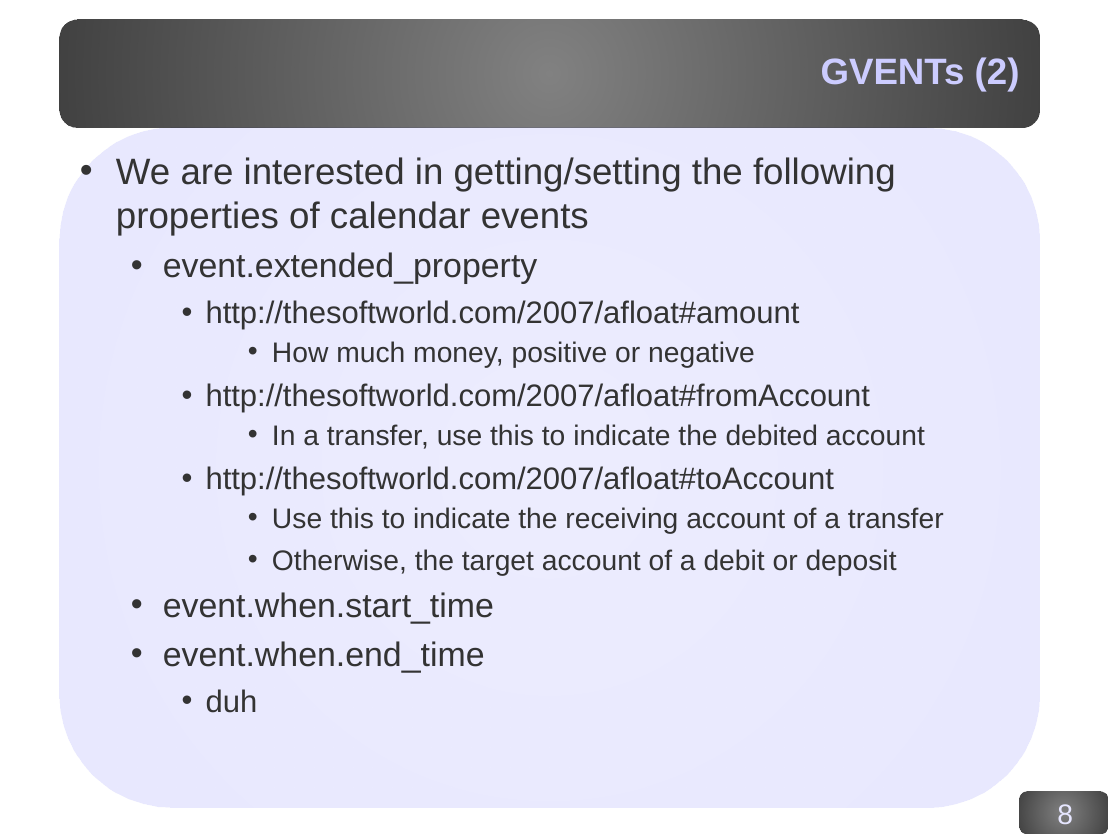
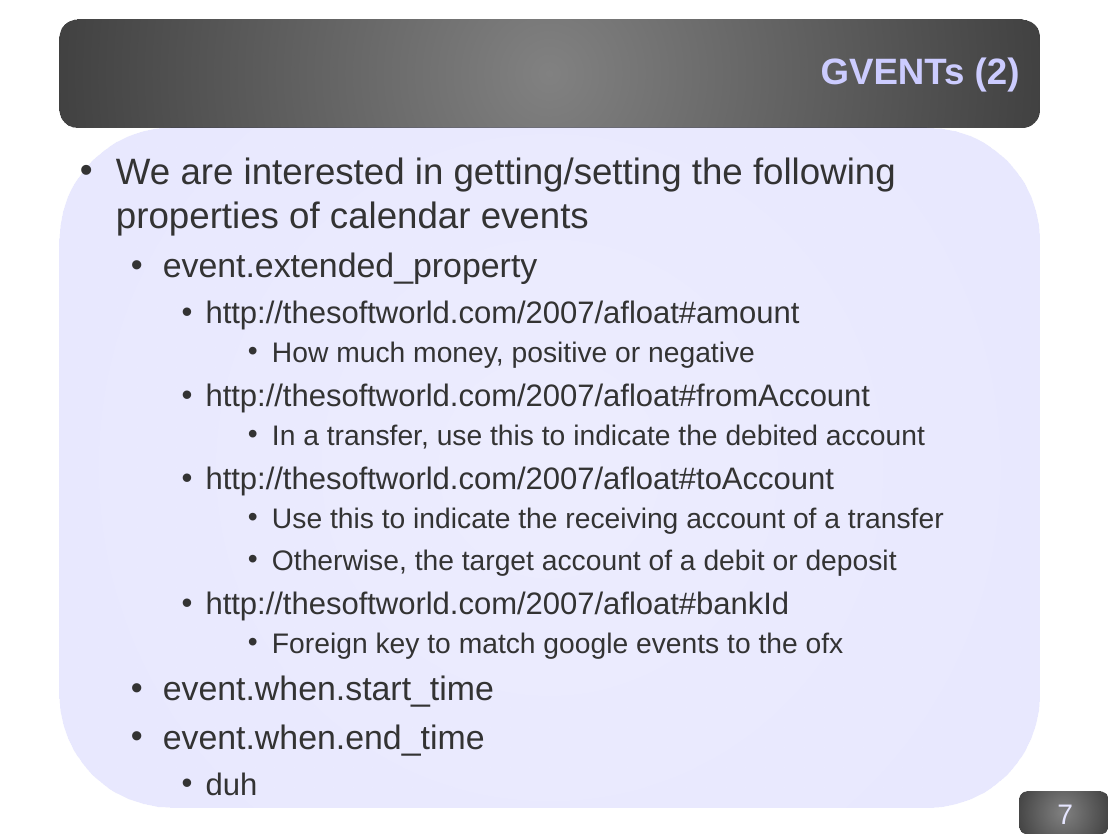
Before and after one commit to corydodt/Afloat, a slide deck: slide 7 of doc/afloat.odp (slide 8 before the commit). Drawn at 1120x840 pixels with LibreOffice and Linux fonts; fonts in the diff are those of the drawing; background and template pictures are left out. Boxes give left, top, right and bottom in pixels: in the first picture for what was removed or moved away, otherwise in the second. Text is boxed around its words. In the diff, an @@ line names an element or a change of style, - is before the commit and + after.

```diff
--- a/doc/afloat.odp
+++ b/doc/afloat.odp
@@ text at [206, 591, 844, 659]: paragraphs added @@
+    • http://thesoftworld.com/2007/afloat#bankId
+      • Foreign key to match google events to the ofx
@@ page number at [1057, 804, 1073, 824]: text changed @@
-8
+7
```
Also in this commit, not shown: 6 other slides changed, 1 slide removed, 1 other file.
